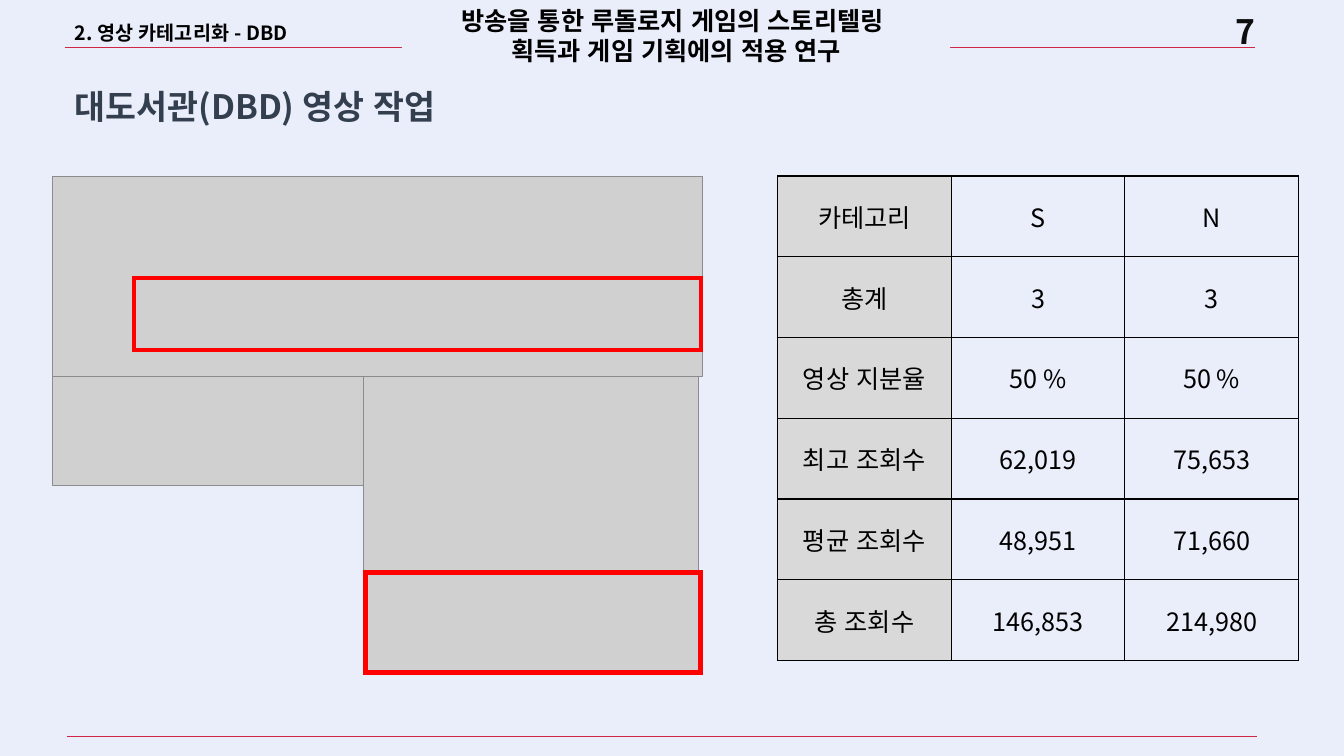
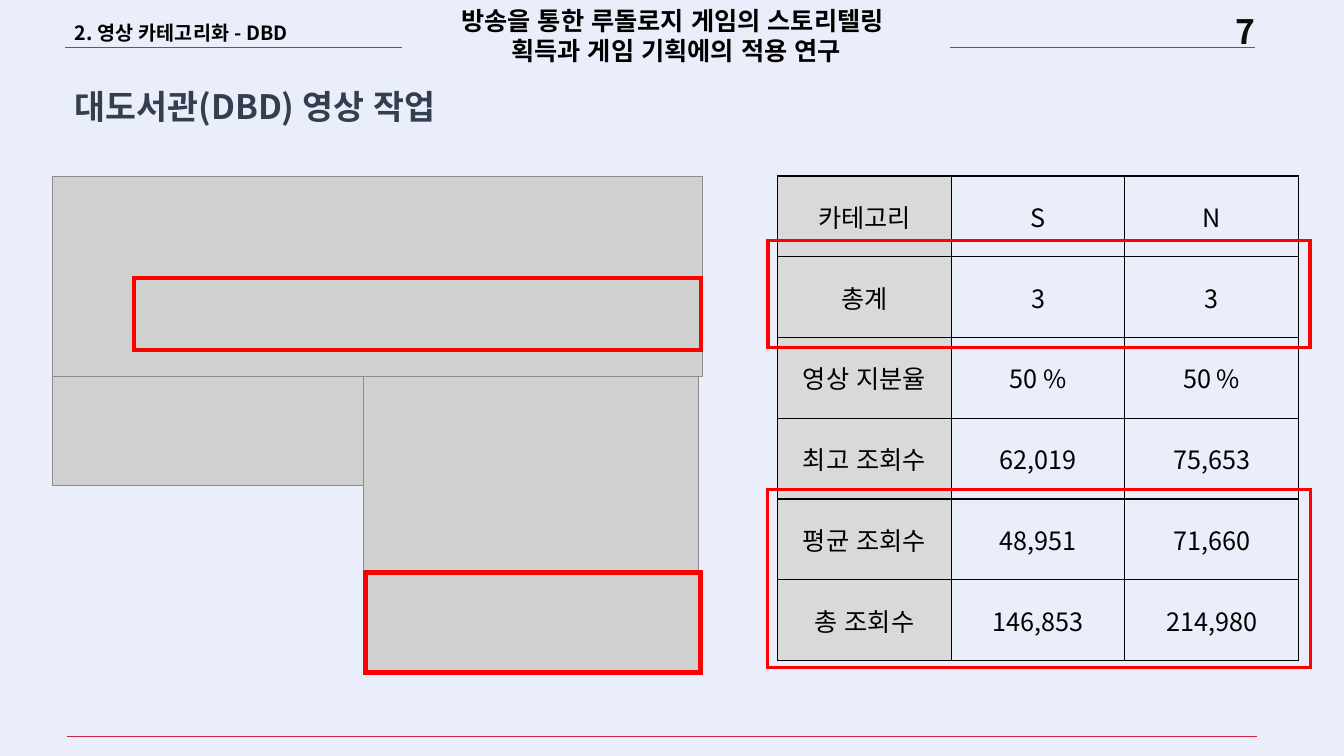
Before and after one commit to Bumizi/Thesis, a slide deck: slide 7 of 하계특훈 발표/200720_하계특훈_2014180011_김영범.pptx. Drawn at 1344x756 pixels with LibreOffice and Linux fonts; fonts in the diff are those of the drawing; grey boxes stand for pictures. Boxes give left, top, right and bottom in pixels: in the first picture for what was removed or moved away, otherwise in the second. Text is boxed around its words. In the diff, an @@ line names an element or a change of style, - is before the commit and + after.

```diff
--- a/하계특훈 발표/200720_하계특훈_2014180011_김영범.pptx
+++ b/하계특훈 발표/200720_하계특훈_2014180011_김영범.pptx
@@ frame added at [767, 240, 1312, 349], fill #FF0000, outline #FF0000 1 pt @@
@@ frame added at [767, 489, 1312, 668], fill #FF0000, outline #FF0000 1 pt @@
```
Also in this commit, not shown: 5 other slides changed, 7 other files.
